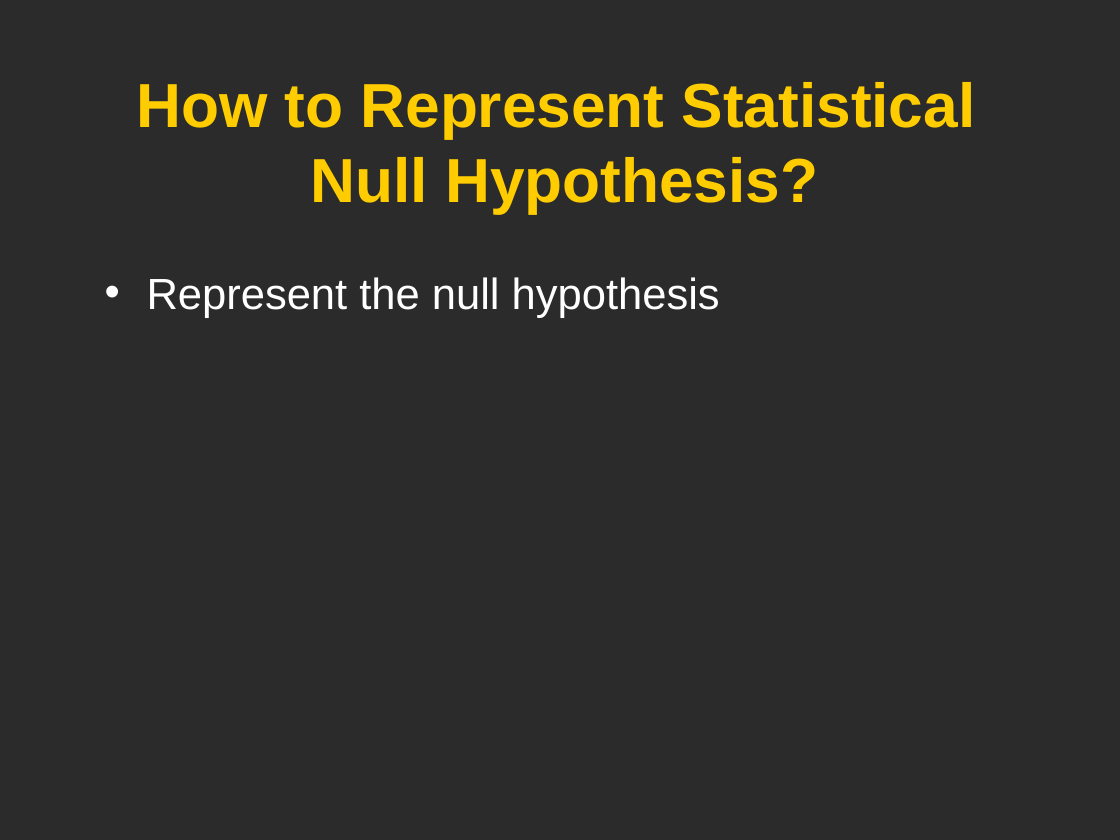
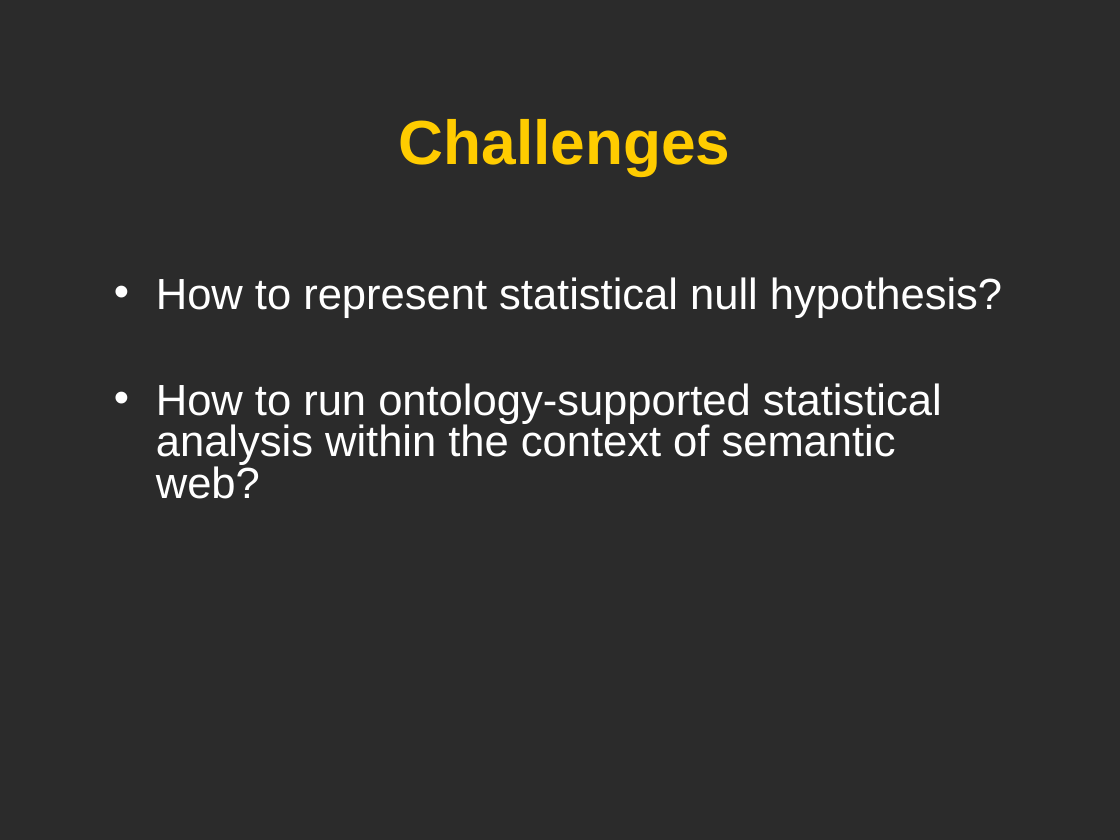
Before and after one commit to obi-ontology/obi-legacy-svn, a slide deck: slide 19 of trunk/docs/presentations/OBI workshop May 2012 Ann Arbor/OBI Statistics/Statistics_OBI_He.ppt (slide 20 before the commit). Drawn at 1120x840 pixels with LibreOffice and Linux fonts; fonts in the diff are those of the drawing; background and template pictures are left out; a plain dark background stands for a picture behind light text. Boxes give left, top, right and bottom in pixels: in the first picture for what was removed or moved away, otherwise in the second. Text is boxed around its words. In the diff, an @@ line names an element or a change of style, - is before the commit and + after.

```diff
--- a/trunk/docs/presentations/OBI workshop May 2012 Ann Arbor/OBI Statistics/Statistics_OBI_He.ppt
+++ b/trunk/docs/presentations/OBI workshop May 2012 Ann Arbor/OBI Statistics/Statistics_OBI_He.ppt
@@ title at [399,119,731,176]: text changed @@
-How to Represent Statistical
-Null Hypothesis?
+Challenges
@@ text removed at [147,277,720,318] @@
-• Represent the null hypothesis
@@ text added at [156,277,1002,499], 28 pt, text #FFFFFF @@
+• How to represent statistical null hypothesis?
+• How to run ontology-supported statistical analysis within the context of semantic web?
```
Also in this commit, not shown: 1 other slide changed, 1 slide added, 1 slide removed.
